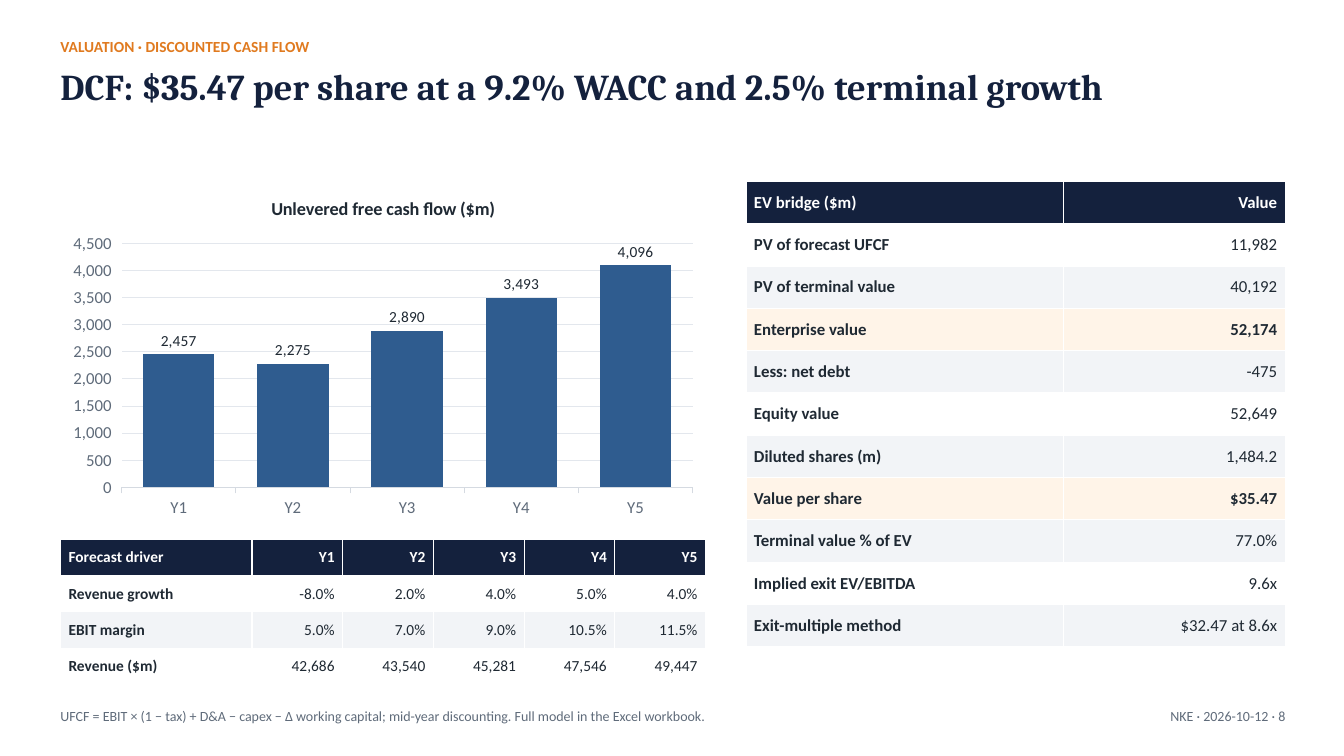
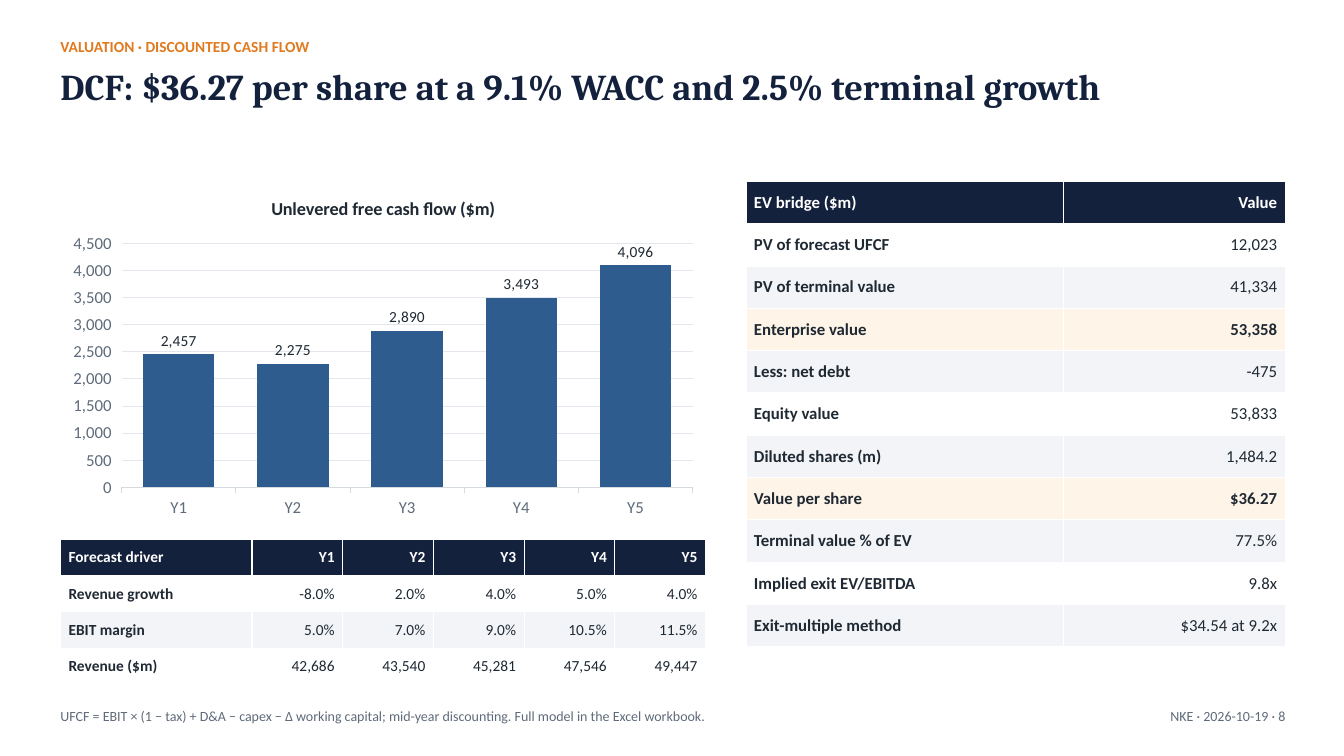
Before and after one commit to Abhishek10-r/ticker-to-thesis, a slide deck: slide 8 of examples/nike/latest/NKE_pitch_deck.pptx. Drawn at 1344x756 pixels with LibreOffice and Linux fonts; fonts in the diff are those of the drawing. Boxes give left, top, right and bottom in pixels: in the first picture for what was removed or moved away, otherwise in the second. Text is boxed around its words. In the diff, an @@ line names an element or a change of style, - is before the commit and + after.

```diff
--- a/examples/nike/latest/NKE_pitch_deck.pptx
+++ b/examples/nike/latest/NKE_pitch_deck.pptx
@@ text at (60, 73, 1101, 108): text changed @@
-DCF: $35.47 per share at a 9.2% WACC and 2.5% terminal growth
+DCF: $36.27 per share at a 9.1% WACC and 2.5% terminal growth
@@ table at (746, 181, 1286, 647) @@
-row 2, column 2: 11,982
+row 2, column 2: 12,023
-row 3, column 2: 40,192
+row 3, column 2: 41,334
-row 4, column 2: 52,174
+row 4, column 2: 53,358
-row 6, column 2: 52,649
+row 6, column 2: 53,833
-row 8, column 2: $35.47
+row 8, column 2: $36.27
-row 9, column 2: 77.0%
+row 9, column 2: 77.5%
-row 10, column 2: 9.6x
+row 10, column 2: 9.8x
-row 11, column 2: $32.47 at 8.6x
+row 11, column 2: $34.54 at 9.2x
@@ text at (1170, 711, 1285, 721): text changed @@
-NKE · 2026-10-12 · 8
+NKE · 2026-10-19 · 8
```
Also in this commit, not shown: 14 other slides changed, 4 other files.
